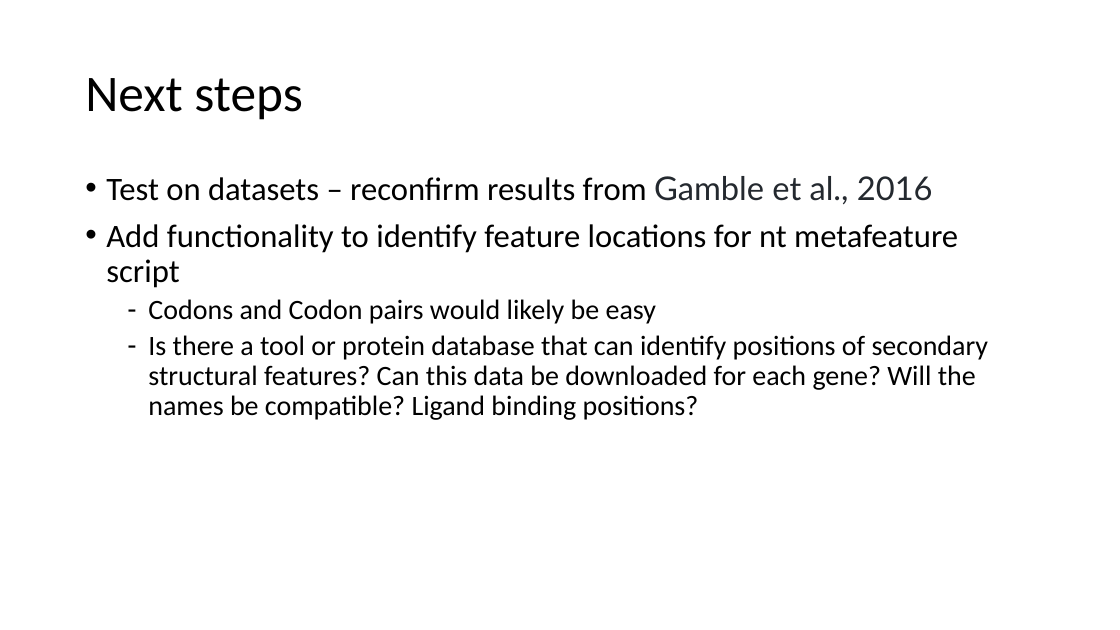
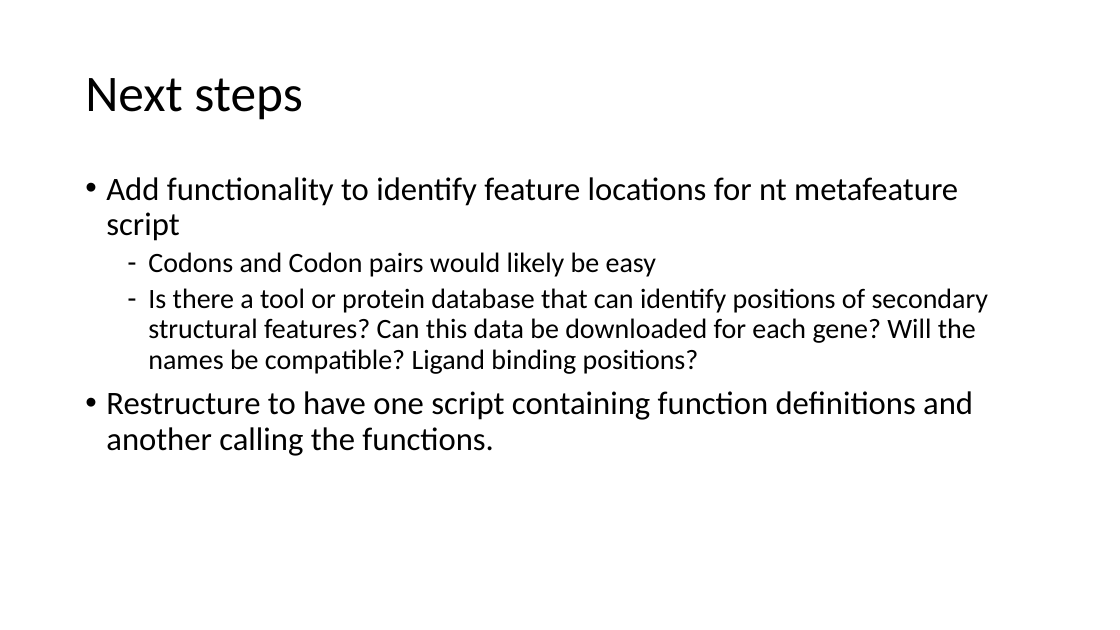
Before and after one commit to 3mma-mack/riboviz-presentation, a slide deck: slide 17 of Rundown-of-our-3-months.pptx (slide 14 before the commit). Drawn at 1120x630 pixels with LibreOffice and Linux fonts; fonts in the diff are those of the drawing. Boxes give left, top, right and bottom in pixels: in the first picture for what was removed or moved away, otherwise in the second. Text is boxed around its words. In the diff, an @@ line names an element or a change of style, - is before the commit and + after.

```diff
--- a/Rundown-of-our-3-months.pptx
+++ b/Rundown-of-our-3-months.pptx
@@ text at bbox=[106, 176, 933, 204]: paragraph removed @@
-• Test on datasets – reconfirm results from Gamble et al., 2016
@@ text at bbox=[106, 391, 973, 456]: paragraph added @@
+• Restructure to have one script containing function definitions and another calling the functions.
```
Also in this commit, not shown: 3 slides added.
